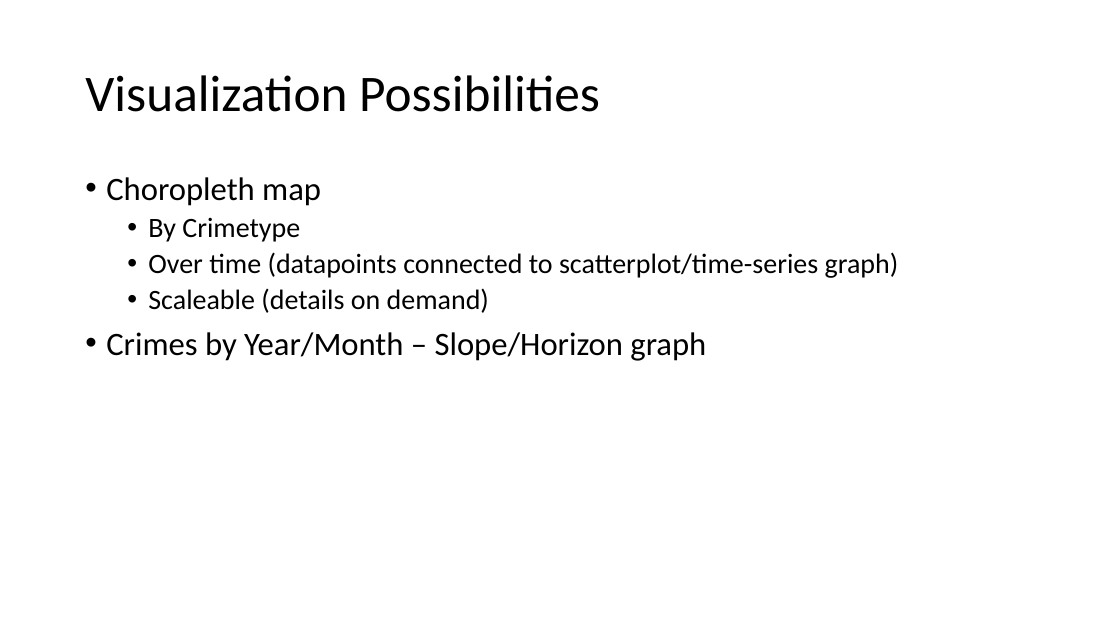
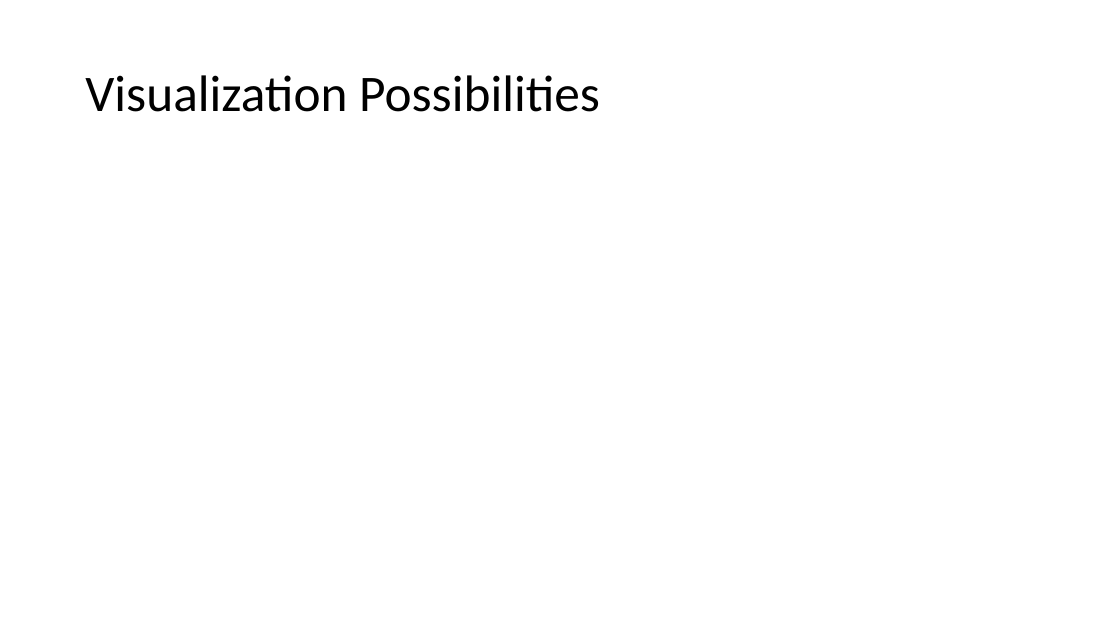
Before and after one commit to FabianSperrle/InfoVisII, a slide deck: slide 4 of LondonCrimeData.pptx (slide 3 before the commit). Drawn at 1120x630 pixels with LibreOffice and Linux fonts; fonts in the diff are those of the drawing; grey boxes stand for pictures. Boxes give left, top, right and bottom in pixels: in the first picture for what was removed or moved away, otherwise in the second. Text is boxed around its words. In the diff, an @@ line names an element or a change of style, - is before the commit and + after.

Commit message:
Präsentation

```diff
--- a/LondonCrimeData.pptx
+++ b/LondonCrimeData.pptx
@@ text removed at [106, 177, 899, 361] @@
-• Choropleth map
-  • By Crimetype
-  • Over time (datapoints connected to scatterplot/time-series graph)
-  • Scaleable (details on demand)
-• Crimes by Year/Month – Slope/Horizon graph
```
Also in this commit, not shown: 2 other slides changed, 1 slide added.
